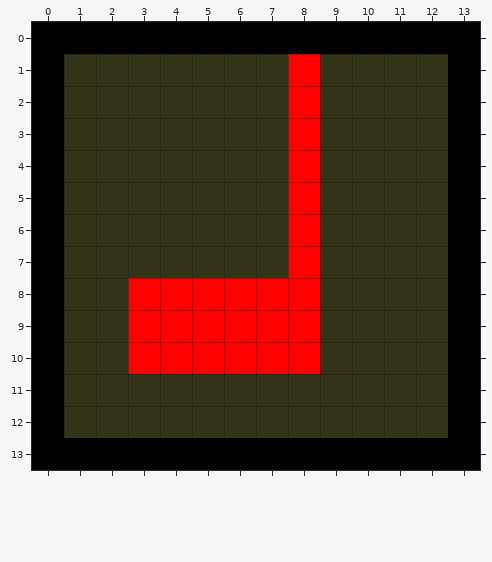
Level history. Tiled map: assets/tiled/strobe.tmx. The picture above is the old version.
Cells are 32x32 px. Shown: x 0..13, y 0..13.
After:
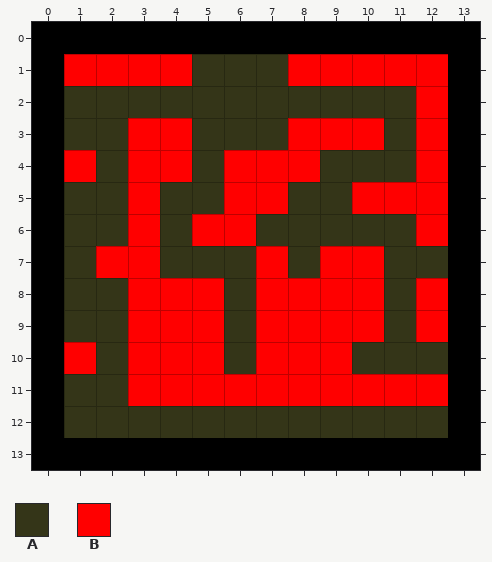
Key: from "background": A 3, B 20.
_ is an empty cell.
Tiles replaced or removed in this view: A, B.
Change:
Changed rows in their new state; . is an unchanged cell.
Layer "background":
first column x 1:
 1 ____....____
 2 .......A..._
 3 ..__....__._
 4 _.__.__...._
 5 .._..__A.___
 6 .._.__.A..._
 7 .__..._A__..
 8 .....A..__._
 9 .....A..__._
10 _....A.._...
11 ..__________
Layer "death_layer":
first column x 1:
 1 BBBB....BBBB
 2 ......._...B
 3 ..BB....BB.B
 4 B.BB.BB....B
 5 ..B..BB_.BBB
 6 ..B.BB._...B
 7 .BB...B_BB..
 8 ....._..BB.B
 9 ....._..BB.B
10 B...._..B...
11 ..BBBBBBBBBB
Boxes around the changes in both pictures, in picture pixels (x1, y1, x2, y2):
changed: (64, 54, 448, 406)
